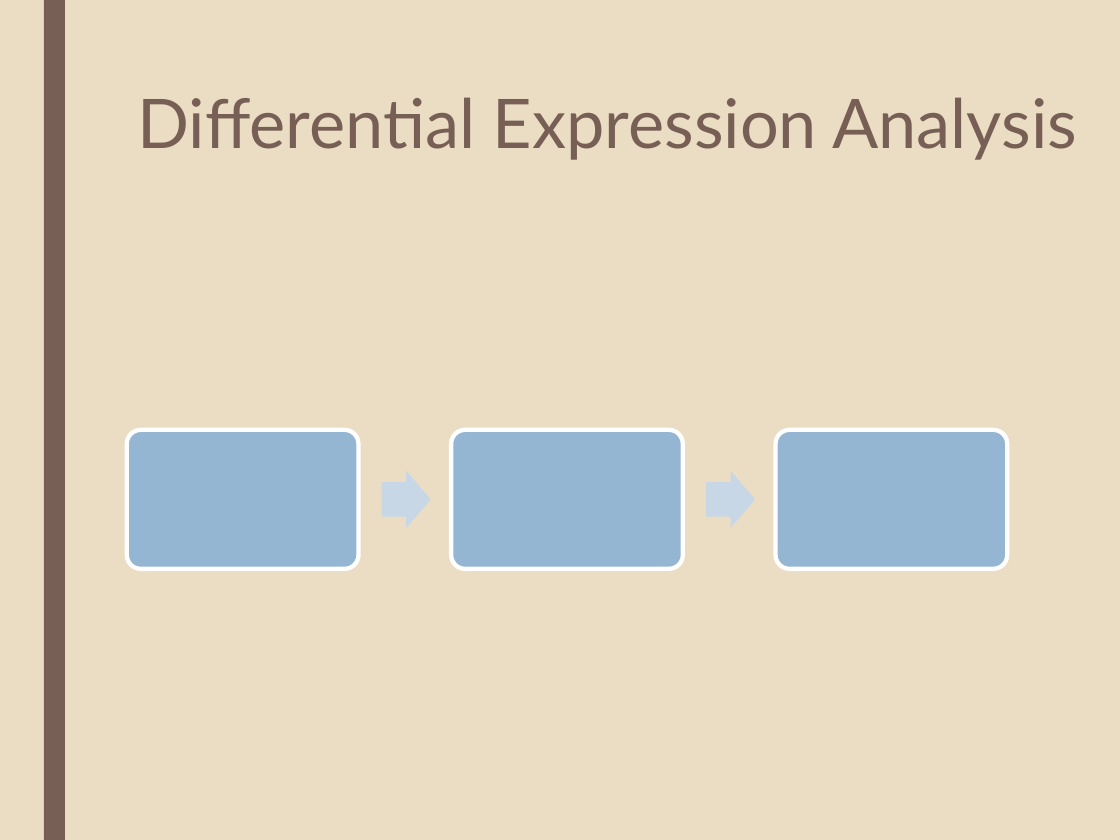
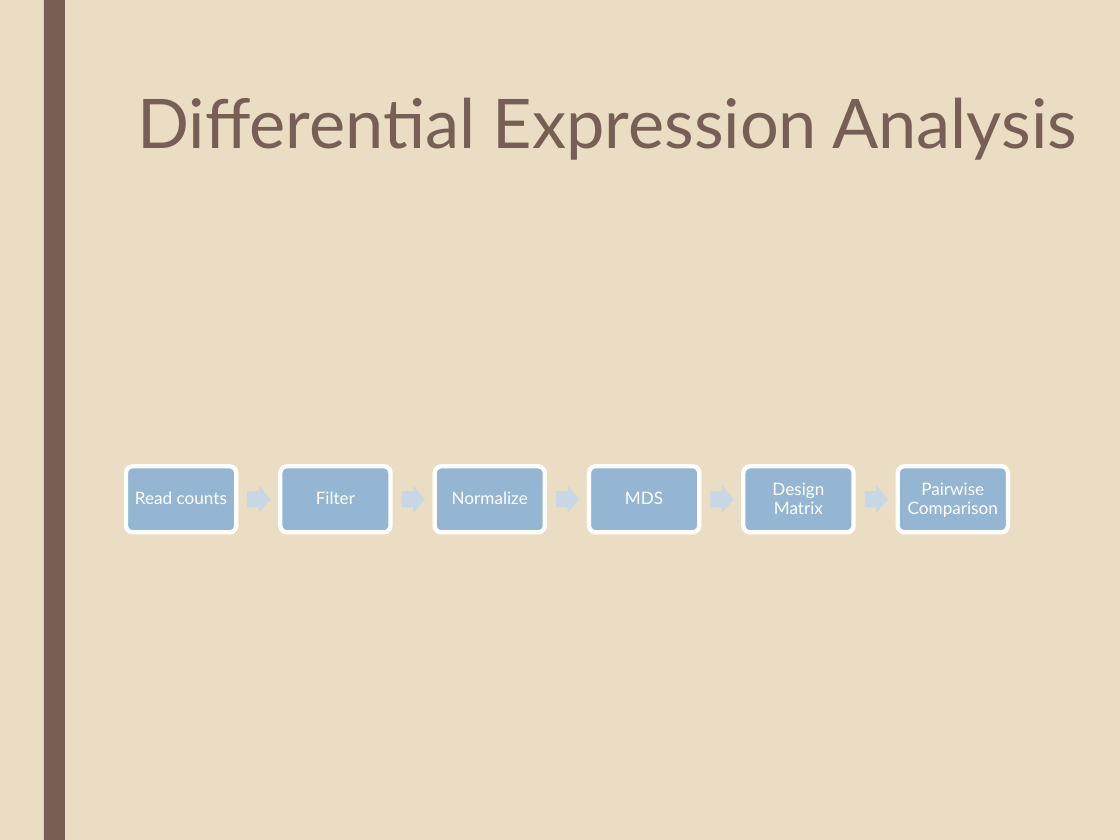
Before and after one commit to katholan/BCB546X-Spring2017_Valerin_final_project, a slide deck: slide 15 of asparagus.pptx. Drawn at 1120x840 pixels with LibreOffice and Linux fonts; fonts in the diff are those of the drawing. Boxes give left, top, right and bottom in pixels: in the first picture for what was removed or moved away, otherwise in the second. Text is boxed around its words. In the diff, an @@ line names an element or a change of style, - is before the commit and + after.

Commit message:
update powerpoint and add README for figures 1,2,& 3 DM

```diff
--- a/asparagus.pptx
+++ b/asparagus.pptx
@@ rounded rectangle resized from (x1=127, y1=430, x2=358, y2=569) to (x1=125, y1=466, x2=235, y2=532) @@
@@ rounded rectangle resized from (x1=451, y1=430, x2=683, y2=569) to (x1=589, y1=466, x2=699, y2=532) @@
@@ rounded rectangle resized from (x1=775, y1=430, x2=1007, y2=569) to (x1=898, y1=466, x2=1008, y2=532) @@
@@ right arrow resized from (x1=382, y1=470, x2=431, y2=528) to (x1=402, y1=486, x2=426, y2=513) @@
@@ right arrow resized from (x1=706, y1=470, x2=755, y2=528) to (x1=710, y1=486, x2=734, y2=513) @@
@@ group added at (x1=135, y1=466, x2=998, y2=532): 6 texts, 3 right arrows, 3 rounded rectangles @@
+Read counts
+Filter
+Normalize
+MDS
+Design Matrix
+Pairwise Comparison
```
Also in this commit, not shown: 2 other files.
